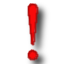
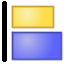
Layer changes from the first 64x64 image to the second:
added layer "Align left" above "!" over [2, 1, 63, 62]
hid "!" over [25, 3, 51, 64]
